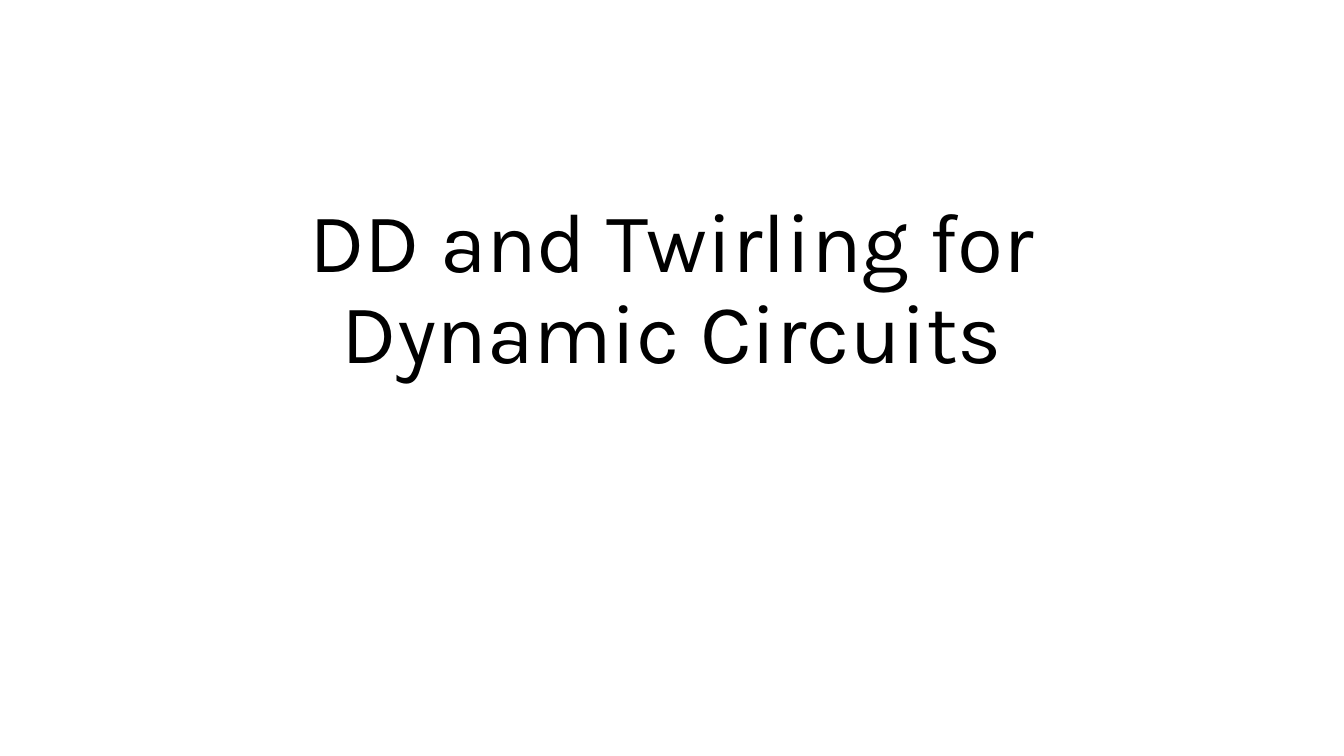
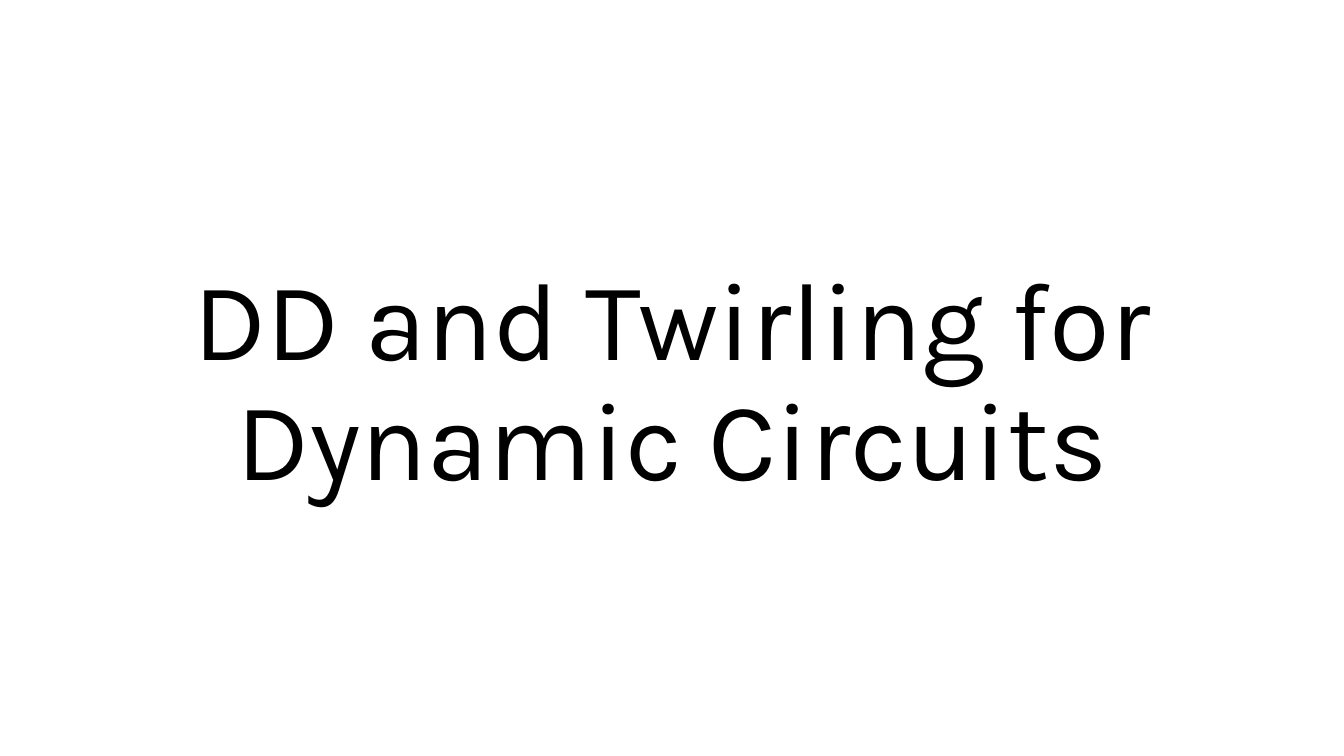
Before and after one commit to Shreyansh9878/8-Qubit-Bell-Inequality, a slide deck: slide 1 of DD and Twirling for Dynamic Circuits.pptx. Drawn at 1344x756 pixels with LibreOffice and Linux fonts; fonts in the diff are those of the drawing. Boxes give left, top, right and bottom in pixels: in the first picture for what was removed or moved away, otherwise in the second. Text is boxed around its words. In the diff, an @@ line names an element or a change of style, - is before the commit and + after.

Commit message:
ppt

```diff
--- a/DD and Twirling for Dynamic Circuits.pptx
+++ b/DD and Twirling for Dynamic Circuits.pptx
@@ title "DD and Twirling for Dynamic ...": place and size @@
-title "DD and Twirling for Dynamic ..." at box(309, 214, 1034, 383)
+title "DD and Twirling for Dynamic ..." at box(193, 283, 1150, 506)
@@ title "DD and Twirling for Dynamic ..." at box(193, 283, 1150, 506): size 60 to 79.2 pt @@
```
Also in this commit, not shown: 8 slides added, 1 slide removed.
